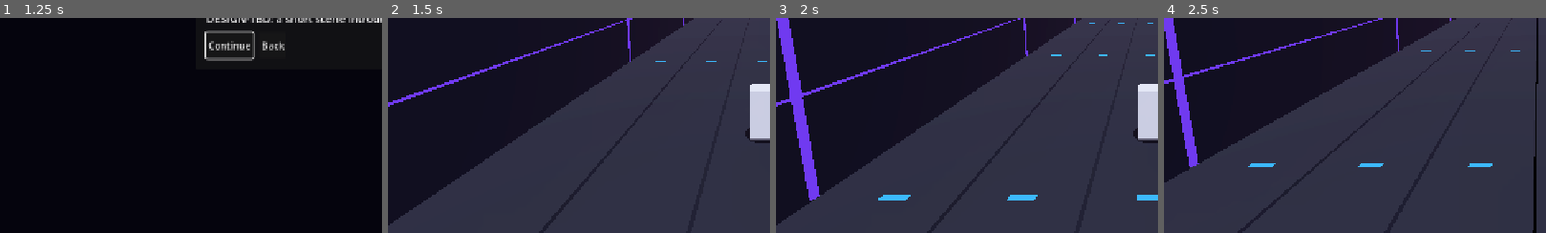
Above: before the commit, frames 1-4 (left to right).
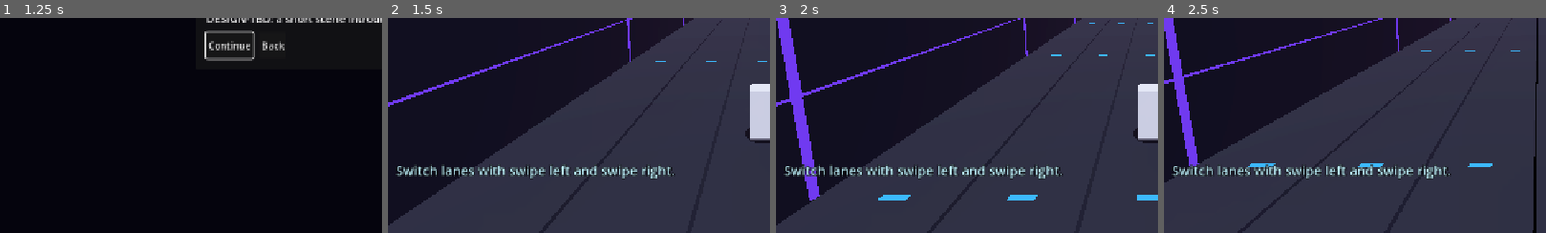
Above: after the commit, the same moments.

Repository: JacobCromwell/NeonRunner
Game: Godot game, scene res://scenes/main.tscn
Same seed, same stepped clock (60 frames per second), same inputs: the game is played once before the commit and once after it.
Inputs (mouse positions are % of the whole screen's width and height, from its top left):
- Up to frame 1 (1.25 s): click "Play" at 0.5 s
- Up to frame 2 (1.5 s): click "Continue" at 1.25 s
- Up to frame 3 (2 s): no input
- Up to frame 4 (2.5 s): tap Enter at 2 s; move the mouse to (72, 45) at 2.02 s; hold Right (move_right) from 2.03 s (still down); tap Shift (dash) at 2.1 s; click (72, 45) at 2.17 s; tap Up (jump) at 2.27 s; tap Down (slide) at 2.3 s
The pictures show only the part of the screen within x 1-51%, y 50-100%; the shares and areas given below are measured in that part.

Frame 1 is identical in both runs. In frame 2, 2.0% of the frame differs, in the area x 2-76%, y 68-76%; in frame 3, 2.1%; in frame 4, 2.1%.

Commit message:
First-encounter hints (DESIGN-TBD tutorial approach)
Data-driven hints (data/hints/hints.json) show once per profile, just before
the player first meets a piece or an enemy, naming the player's own keys or
touch gestures. Campaign and endless only; a Show hints setting turns them
off.

Co-Authored-By: Claude Opus 5.5 <noreply@anthropic.com>
Claude-Session: https://claude.ai/code/session_012JJAcAhBdZbxgGQfkbi75J

Diff:
--- /dev/null
+++ b/data/hints/hints.json
@@ -0,0 +1,22 @@
+{
+	"_note": "DESIGN-TBD: the first-time tutorial approach is open (OPEN_QUESTIONS §5). These are short first-encounter hints: each shows once per profile, just before the player first meets the thing. {action} is replaced by the player's key (PC) or gesture (touch).",
+	"hints": [
+		{ "id": "lanes", "trigger": "start", "text": "Switch lanes with {move_left} and {move_right}." },
+		{ "id": "gap", "trigger": "gap", "text": "Gaps: jump with {jump}, or switch lanes." },
+		{ "id": "fence", "trigger": "fence_full", "text": "Pink crackle means an electric fence. Jump it ({jump}) or change lanes." },
+		{ "id": "fence_gapped", "trigger": "fence_gapped", "text": "This fence is open at the bottom: slide under it with {slide}." },
+		{ "id": "pulsing", "trigger": "fence_pulsing", "text": "Some fences switch on and off. Watch the flicker and listen for the crackle." },
+		{ "id": "wall", "trigger": "sign", "text": "Keep moving past the outer lane to run along the wall. Signs block the wall and hurt." },
+		{ "id": "pad", "trigger": "pad", "text": "Step on the cyan pad to flip onto the ship's hull." },
+		{ "id": "ramp", "trigger": "ramp", "text": "Green ramps launch you high onto the wall." },
+		{ "id": "speed_pad", "trigger": "speed_pad", "text": "Speed pads give you a burst of speed." },
+		{ "id": "cyborg", "trigger": "enemy:cyborg", "text": "Cyborgs fire in bursts: watch the arm glow, then switch lanes. Stomp their heads!" },
+		{ "id": "window_cyborg", "trigger": "enemy:window_cyborg", "text": "Cyborgs in windows guard the wall. Time your wall run to pass above or below." },
+		{ "id": "hover_truck", "trigger": "enemy:hover_truck", "text": "Hover truck! Its sides are safe, its front is deadly. Stomp the red weak point on its roof." },
+		{ "id": "drone", "trigger": "enemy:drone", "text": "Heli drone! Weave through the barrage, then hit a cyan pad to smash it into the hull." },
+		{ "id": "octodog", "trigger": "enemy:octodog", "text": "Octodogs lunge in straight lines. Sidestep, jump, or bait them into a gap." },
+		{ "id": "screech", "trigger": "enemy:screech", "text": "A rattling cover means a sewer screech. Leave its lane or jump it." },
+		{ "id": "generator", "trigger": "enemy:generator", "text": "Destroy a generator to knock out the fences around it." },
+		{ "id": "host", "trigger": "enemy:host", "text": "Glitching cyborgs carry something worse. Think before you stomp one." }
+	]
+}
--- a/scripts/app/settings.gd
+++ b/scripts/app/settings.gd
@@ -11,6 +11,8 @@
 	"volume_sfx": 0.9,
 	"screen_shake": true,
 	"reduced_flashing": false,
+	## DESIGN-TBD: first-encounter hints (the tutorial approach is open, OPEN_QUESTIONS §5).
+	"hints": true,
 	"bindings": {},
 }
 ## The actions a player can rebind, in menu order (CLAUDE.md principle 1: gameplay uses only these).
--- /dev/null
+++ b/scripts/run/hint_director.gd
@@ -0,0 +1,121 @@
+class_name HintDirector
+extends Node
+## First-encounter hints (DESIGN-TBD: the tutorial approach is open, OPEN_QUESTIONS §5). Each hint in
+## data/hints/hints.json shows once per profile, a moment before the player first meets its trigger:
+## "start" (level start), a piece ("gap", "fence_full", "fence_gapped", "fence_pulsing", "sign",
+## "pad", "ramp", "speed_pad") or an enemy ("enemy:<type>", when one spawns). "{action}" in the text
+## becomes the player's key on PC or the gesture on touch screens.
+
+signal hint_shown(id: String, text: String)
+
+const PATH: String = "res://data/hints/hints.json"
+## How long before reaching a piece its hint appears.
+const LEAD_SECONDS: float = 1.6
+const TOUCH_WORDS: Dictionary = {
+	"move_left": "swipe left", "move_right": "swipe right", "jump": "swipe up",
+	"slide": "swipe down", "dash": "tap",
+}
+
+var world: RunWorld
+var profile: Profile
+var touch: bool = false
+## Hints waiting on a piece: {id, text, at}.
+var _pending: Array[Dictionary] = []
+var _enemy_hints: Dictionary = {}
+var _start_hints: Array[Dictionary] = []
+
+
+func setup(p_world: RunWorld, p_profile: Profile, p_touch: bool) -> void:
+	world = p_world
+	profile = p_profile
+	touch = p_touch
+	var parsed: Variant = JSON.parse_string(FileAccess.get_file_as_string(PATH))
+	if typeof(parsed) != TYPE_DICTIONARY:
+		return
+	for h: Dictionary in parsed.get("hints", []):
+		var id: String = String(h.get("id", ""))
+		if id == "" or profile.has_seen("hint/" + id):
+			continue
+		var trigger: String = String(h.get("trigger", ""))
+		var entry := {"id": id, "text": format_text(String(h.get("text", "")))}
+		if trigger == "start":
+			_start_hints.append(entry)
+		elif trigger.begins_with("enemy:"):
+			_enemy_hints[trigger.get_slice(":", 1)] = entry
+		else:
+			var at: float = _first_at(trigger)
+			if at >= 0.0:
+				entry["at"] = at
+				_pending.append(entry)
+	_pending.sort_custom(func(a: Dictionary, b: Dictionary) -> bool: return a["at"] < b["at"])
+	world.director.enemy_spawned.connect(_on_enemy_spawned)
+
+
+## Replaces {action} with the player's key or touch gesture.
+func format_text(text: String) -> String:
+	var out: String = text
+	for action: String in ["move_left", "move_right", "jump", "slide", "dash", "slow_time", "pause"]:
+		var token: String = "{%s}" % action
+		if not out.contains(token):
+			continue
+		var word: String = String(TOUCH_WORDS.get(action, action)) if touch \
+			else " / ".join(Settings.key_names(StringName(action)))
+		out = out.replace(token, word)
+	return out
+
+
+func _process(_delta: float) -> void:
+	if world == null or world.player == null or not world.player.running:
+		return
+	if not _start_hints.is_empty():
+		_show(_start_hints.pop_front())
+		return
+	if _pending.is_empty():
+		return
+	var lead: float = world.player.speed * LEAD_SECONDS
+	if world.player.distance >= float(_pending[0]["at"]) - lead:
+		_show(_pending.pop_front())
+
+
+func _on_enemy_spawned(enemy: Enemy) -> void:
+	var key: String = "host" if enemy.is_host else String(enemy.type_id)
+	if _enemy_hints.has(key):
+		_show(_enemy_hints[key])
+		_enemy_hints.erase(key)
+
+
+func _show(entry: Dictionary) -> void:
+	profile.mark_seen("hint/" + String(entry["id"]))
+	hint_shown.emit(entry["id"], entry["text"])
+
+
+## Track distance of the first piece of a kind, or -1 if the level has none.
+func _first_at(trigger: String) -> float:
+	var layout: LevelLayout = world.layout
+	var found: Array[float] = []
+	match trigger:
+		"gap":
+			for g: Dictionary in layout.gaps:
+				found.append(float(g["start"]))
+		"fence_full", "fence_gapped", "fence_pulsing":
+			for f: Dictionary in layout.fences:
+				var pulsing: bool = f["pulsing"]
+				if (trigger == "fence_pulsing" and pulsing) \
+						or (trigger == "fence_full" and f["variant"] == "full" and not pulsing) \
+						or (trigger == "fence_gapped" and f["variant"] == "gapped"):
+					found.append(float(f["at"]))
+		"sign":
+			for sg: Dictionary in layout.signs:
+				found.append(float(sg["start"]))
+		"pad":
+			for pd: Dictionary in layout.pads:
+				found.append(float(pd["at"]))
+		"ramp":
+			for r: Dictionary in layout.ramps:
+				found.append(float(r["at"]))
+		"speed_pad":
+			for sp: Dictionary in layout.speed_pads:
+				found.append(float(sp["at"]))
+	if found.is_empty():
+		return -1.0
+	return found.min()
--- a/scripts/run/level_run.gd
+++ b/scripts/run/level_run.gd
@@ -39,6 +39,7 @@
 var _show_hitboxes: bool = false
 var _env: WorldEnvironment
 var _deaths_by_cause: Dictionary = {}
+var _hints: HintDirector
 
 
 func start(p_context: RunContext) -> void:
@@ -86,6 +87,14 @@
 		add_child(hud)
 		hud.pause_pressed.connect(func() -> void: pause_requested.emit())
 	hud.bind(world, context)
+	if _hints != null:
+		_hints.queue_free()
+		_hints = null
+	if context.mode != RunContext.Mode.QUICK and bool(Settings.value(App.profile, "hints")):
+		_hints = HintDirector.new()
+		add_child(_hints)
+		_hints.setup(world, App.profile, App.mobile or DisplayServer.is_touchscreen_available())
+		_hints.hint_shown.connect(func(_id: String, text: String) -> void: hud.show_hint(text))
 	if OS.is_debug_build() and debug_hud == null:
 		_build_debug_tools()
 	state = State.RUNNING
--- a/scripts/ui/run_hud.gd
+++ b/scripts/ui/run_hud.gd
@@ -16,6 +16,8 @@
 var _progress: ProgressBar
 var _popups: VBoxContainer
 var _pause: Button
+var _hint: Label
+var _hint_tween: Tween
 
 
 func _ready() -> void:
@@ -49,6 +51,16 @@
 	_message.grow_horizontal = Control.GROW_DIRECTION_BOTH
 	_message.grow_vertical = Control.GROW_DIRECTION_BOTH
 
+	_hint = _label(self, 22, HORIZONTAL_ALIGNMENT_CENTER)
+	_hint.set_anchors_and_offsets_preset(Control.PRESET_CENTER_BOTTOM)
+	_hint.offset_top = -120.0
+	_hint.offset_bottom = -80.0
+	_hint.grow_horizontal = Control.GROW_DIRECTION_BOTH
+	_hint.autowrap_mode = TextServer.AUTOWRAP_WORD_SMART
+	_hint.custom_minimum_size.x = 760.0
+	_hint.position.x -= 380.0
+	_hint.add_theme_color_override(&"font_color", Color(0.75, 0.95, 1.0))
+
 	_pause = Button.new()
 	_pause.text = "II"
 	_pause.focus_mode = Control.FOCUS_NONE
@@ -69,6 +81,17 @@
 
 func set_message(text: String) -> void:
 	_message.text = text
+
+
+## A first-encounter hint near the bottom of the screen for a few seconds (HintDirector).
+func show_hint(text: String, seconds: float = 3.5) -> void:
+	_hint.text = text
+	_hint.modulate.a = 1.0
+	if _hint_tween != null:
+		_hint_tween.kill()
+	_hint_tween = _hint.create_tween()
+	_hint_tween.tween_interval(seconds)
+	_hint_tween.tween_property(_hint, "modulate:a", 0.0, 0.5)
 
 
 func _process(_delta: float) -> void:
--- a/scripts/ui/screens/settings_screen.gd
+++ b/scripts/ui/screens/settings_screen.gd
@@ -28,9 +28,9 @@
 			Settings.set_value(App.profile, "volume_" + bus, v)
 			App.save())
 		r.add_child(slider)
-	for key: String in ["screen_shake", "reduced_flashing"]:
+	for key: String in ["screen_shake", "reduced_flashing", "hints"]:
 		var check := CheckButton.new()
-		check.text = {"screen_shake": "Screen shake", "reduced_flashing": "Reduced flashing"}[key]
+		check.text = {"screen_shake": "Screen shake", "reduced_flashing": "Reduced flashing", "hints": "Show hints"}[key]
 		check.button_pressed = bool(Settings.value(App.profile, key))
 		check.toggled.connect(func(on: bool) -> void:
 			Settings.set_value(App.profile, key, on)
--- /dev/null
+++ b/tests/suites/test_hints.gd
@@ -0,0 +1,40 @@
+extends TestSuite
+## First-encounter hints: shown once per profile, just before the first matching piece, with the
+## player's own keys or touch gestures in the text.
+
+
+func run() -> void:
+	var sim := RunSim.new(tree, tuning)
+	var layout := RunSim.layout(3)
+	layout.gaps.append({"lane": 0, "start": 60.0, "end": 64.0})
+	layout.fences.append(RunSim.fence(2, 90.0, "gapped"))
+	var world: RunWorld = sim.build_world(layout)
+	var profile := Profile.new()
+	var hints := HintDirector.new()
+	world.add_child(hints)
+	hints.setup(world, profile, false)
+	var shown: Array = []
+	hints.hint_shown.connect(func(id: String, text: String) -> void: shown.append([id, text, world.player.distance]))
+	await sim.step_world(world, 5.5)
+	var ids: Array = shown.map(func(s: Array) -> String: return s[0])
+	check(ids.has("lanes") and ids.has("gap") and ids.has("fence_gapped"), "the start, gap and gapped-fence hints show (%s)" % [ids])
+	check(not ids.has("pad") and not ids.has("fence"), "hints for things the level doesn't have stay hidden")
+	for s: Array in shown:
+		if s[0] == "gap":
+			check(float(s[2]) < 60.0 and float(s[2]) > 60.0 - tuning.run_speed * 2.5, "the gap hint shows shortly before the gap (%.1f m)" % s[2])
+			var keys: String = " / ".join(Settings.key_names(&"jump"))
+			check(String(s[1]).contains(keys) and not String(s[1]).contains("{"), "the text names the player's jump keys (%s)" % s[1])
+	check(profile.has_seen("hint/gap"), "a shown hint is remembered")
+	await sim.free_world(world)
+
+	# The same profile never sees them again; touch players read gestures.
+	var world2: RunWorld = sim.build_world(layout)
+	var again := HintDirector.new()
+	world2.add_child(again)
+	again.setup(world2, profile, true)
+	var shown2: Array = []
+	again.hint_shown.connect(func(id: String, _t: String) -> void: shown2.append(id))
+	await sim.step_world(world2, 5.5)
+	check(shown2.is_empty(), "hints show only once per profile (%s)" % [shown2])
+	check(again.format_text("Jump with {jump}") == "Jump with swipe up", "touch players read gestures")
+	await sim.free_world(world2)
Not shown, added: scripts/run/hint_director.gd.uid
Not shown, added: tests/suites/test_hints.gd.uid
